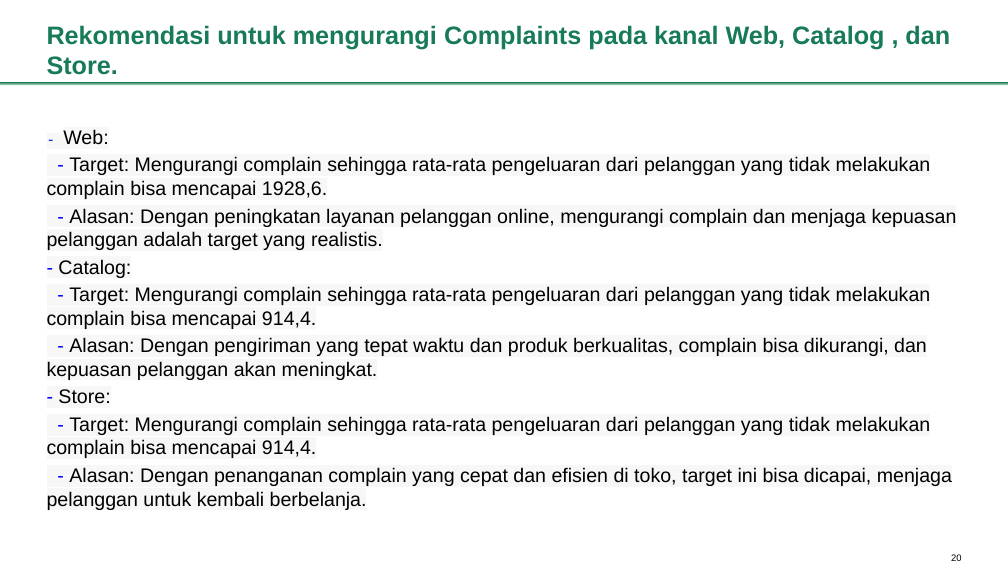
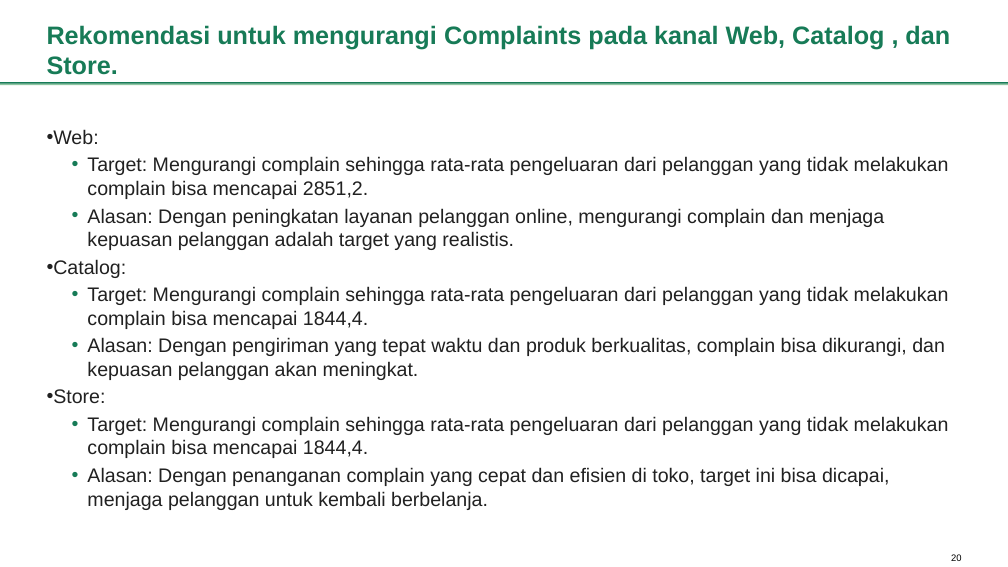
Before and after one commit to mochamadadityaputra/Data-analysis-to-determine-the-main-differences-in-customer-purchasing-behavior-in-EU-and-NA, a slide deck: slide 20 of Capstone 2 ppt.pptx. Drawn at 1008x567 pixels with LibreOffice and Linux fonts; fonts in the diff are those of the drawing. Boxes give left, top, right and bottom in pixels: in the first picture for what was removed or moved away, otherwise in the second. Text is boxed around its words. In the diff, an @@ line names an element or a change of style, - is before the commit and + after.

Commit message:
PPT yang digunakan dalam Capstone 2

```diff
--- a/Capstone 2 ppt.pptx
+++ b/Capstone 2 ppt.pptx
@@ text at bbox=[47, 129, 949, 510]: text changed; text colour #000000 to #212121 @@
-- Web:
-- Target: Mengurangi complain sehingga rata-rata pengeluaran dari pelanggan yang tidak melakukan complain bisa mencapai 1928,6.
-- Alasan: Dengan peningkatan layanan pelanggan online, mengurangi complain dan menjaga kepuasan pelanggan adalah target yang realistis.
-- Catalog:
-- Target: Mengurangi complain sehingga rata-rata pengeluaran dari pelanggan yang tidak melakukan complain bisa mencapai 914,4.
-- Alasan: Dengan pengiriman yang tepat waktu dan produk berkualitas, complain bisa dikurangi, dan kepuasan pelanggan akan meningkat.
-- Store:
-- Target: Mengurangi complain sehingga rata-rata pengeluaran dari pelanggan yang tidak melakukan complain bisa mencapai 914,4.
-- Alasan: Dengan penanganan complain yang cepat dan efisien di toko, target ini bisa dicapai, menjaga pelanggan untuk kembali berbelanja.
+• Web:
+  • Target: Mengurangi complain sehingga rata-rata pengeluaran dari pelanggan yang tidak melakukan complain bisa mencapai 2851,2.
+  • Alasan: Dengan peningkatan layanan pelanggan online, mengurangi complain dan menjaga kepuasan pelanggan adalah target yang realistis.
+• Catalog:
+  • Target: Mengurangi complain sehingga rata-rata pengeluaran dari pelanggan yang tidak melakukan complain bisa mencapai 1844,4.
+  • Alasan: Dengan pengiriman yang tepat waktu dan produk berkualitas, complain bisa dikurangi, dan kepuasan pelanggan akan meningkat.
+• Store:
+  • Target: Mengurangi complain sehingga rata-rata pengeluaran dari pelanggan yang tidak melakukan complain bisa mencapai 1844,4.
+  • Alasan: Dengan penanganan complain yang cepat dan efisien di toko, target ini bisa dicapai, menjaga pelanggan untuk kembali berbelanja.
```
